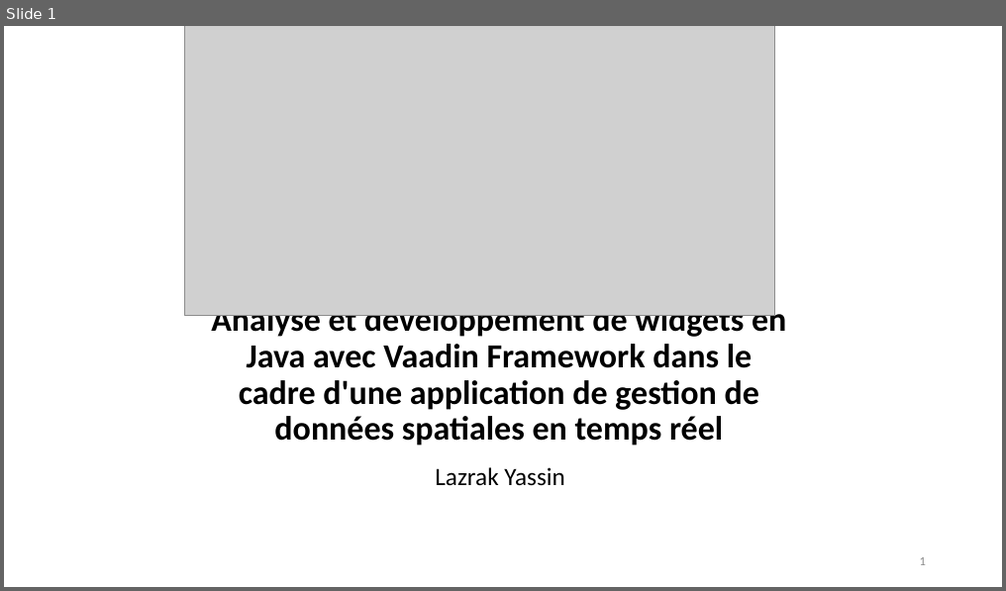
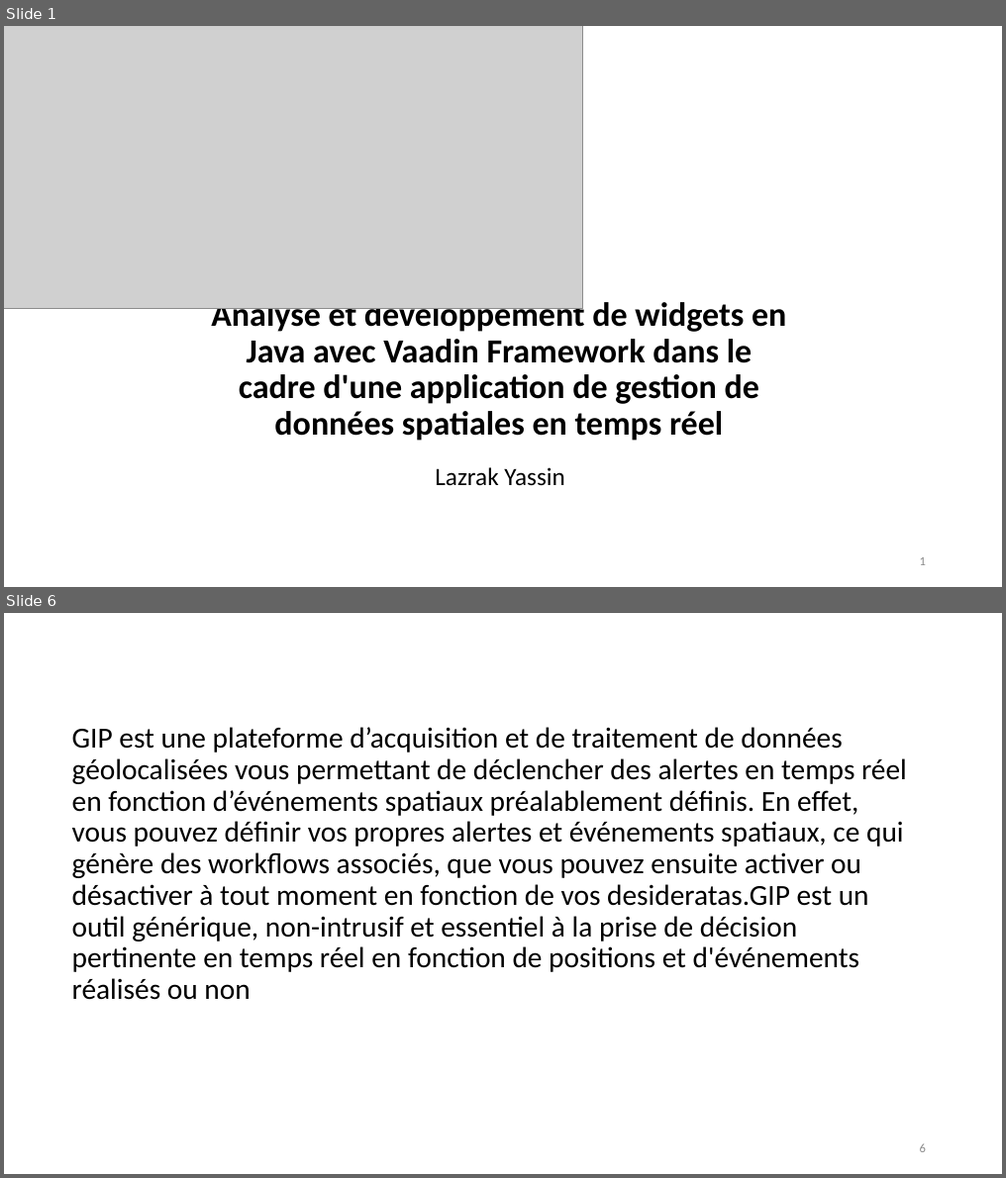
Before and after one commit to etu26048/TFE, a slide deck: DéfenseOrale.pptx. Shown one above the other, each under a label of ours: slide 1 before the commit, slides 1 and 6 after it; the slides between them are not shown. The pictures are 1006x591 and 1006x1178 pixels, drawn with LibreOffice and Linux fonts; fonts in the diff are those of the drawing; grey boxes stand for pictures; background and template pictures are left out. Boxes give left, top, right and bottom in pixels: in the first picture for what was removed or moved away, otherwise in the second. Text is boxed around its words. In the diff, an @@ line names an element or a change of style, - is before the commit and + after.

```diff
--- a/DéfenseOrale.pptx
+++ b/DéfenseOrale.pptx
@@ slide 6 added at (x1=4, y1=613, x2=1002, y2=1174), background picture (left out) @@
@@ text added at (x1=72, y1=727, x2=907, y2=1000), 28 pt, text #000000 @@
+GIP est une plateforme d’acquisition et de traitement de données géolocalisées vous permettant de déclencher des alertes en temps réel en fonction d’événements spatiaux préalablement définis. En effet, vous pouvez définir vos propres alertes et événements spatiaux, ce qui génère des workflows associés, que vous pouvez ensuite activer ou désactiver à tout moment en fonction de vos desideratas.GIP est un outil générique, non-intrusif et essentiel à la prise de décision pertinente en temps réel en fonction de positions et d'événements réalisés ou non
@@ page number added at (x1=920, y1=1144, x2=926, y2=1153), 12 pt, text #8C8C8C @@
+6
@@ slide 1 changed as well @@
@@ picture resized from (x1=185, y1=26, x2=774, y2=316) to (x1=4, y1=26, x2=583, y2=309) @@
@@ title "Analyse et développement de widgets ..." moved from (x1=211, y1=303, x2=786, y2=446) to (x1=211, y1=298, x2=786, y2=441) @@
```
Also in this commit, not shown: 3 other slides changed, 22 other slides added, 5 slides removed.
